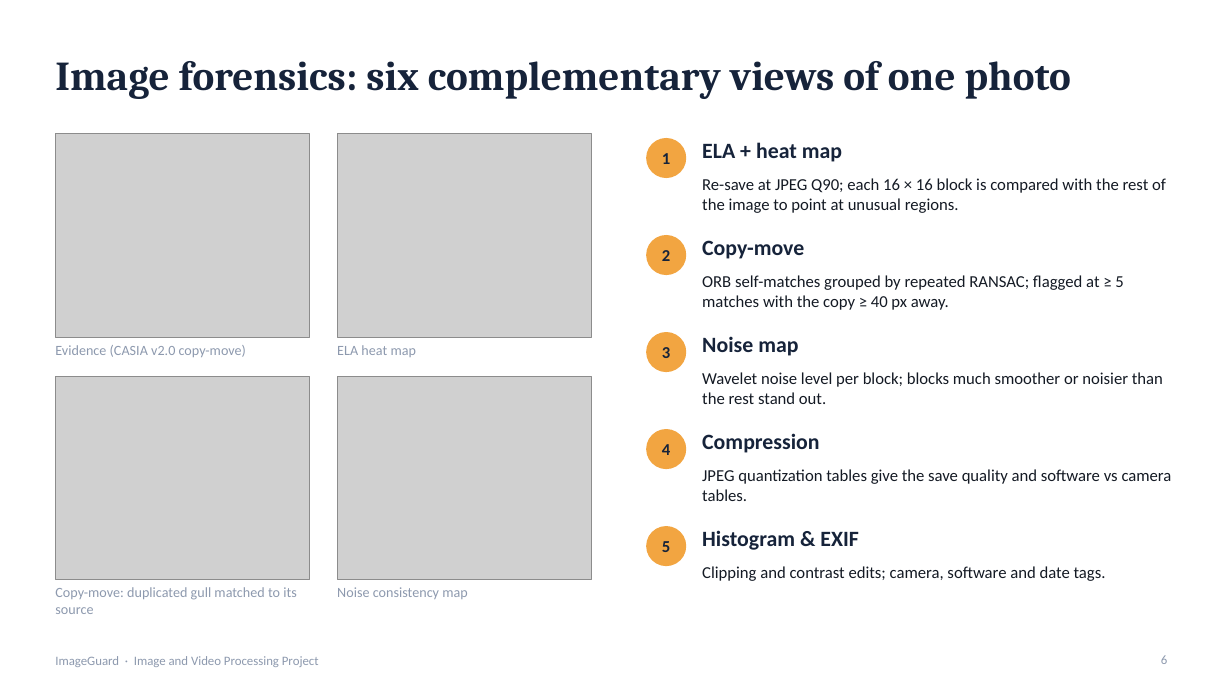
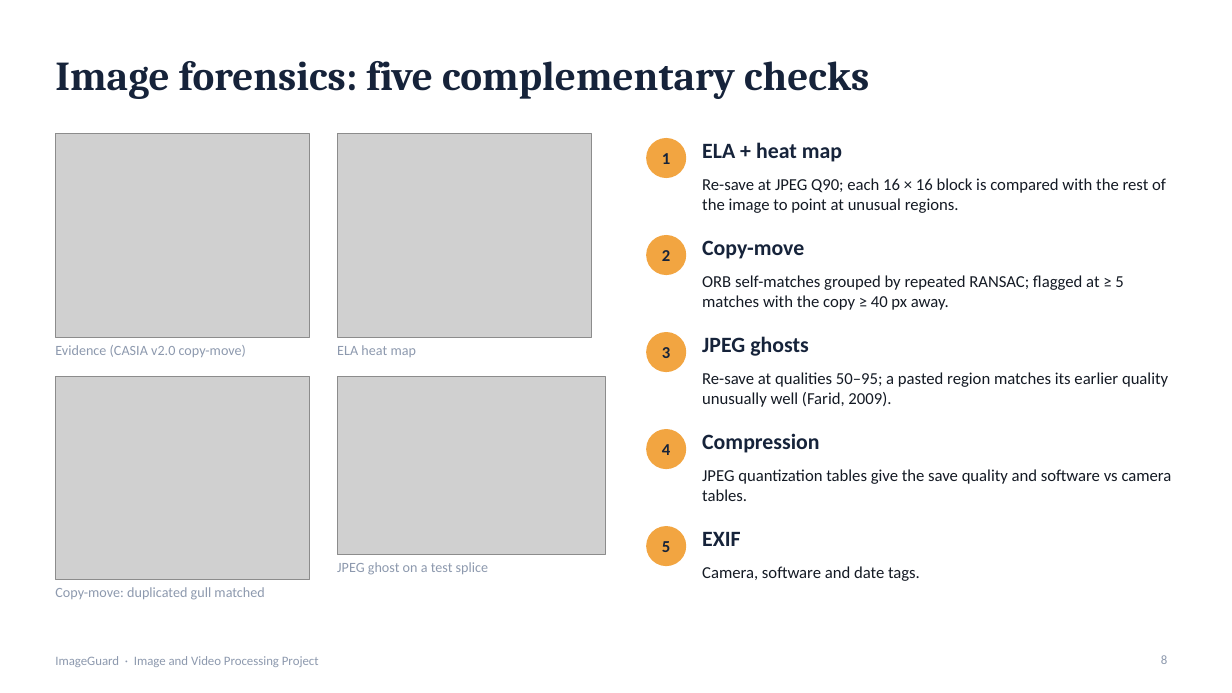
Before and after one commit to kankanaujia/ImageGuard-IVP-Project, a slide deck: slide 8 of documentation/ImageGuard_Presentation.pptx (slide 6 before the commit). Drawn at 1232x693 pixels with LibreOffice and Linux fonts; fonts in the diff are those of the drawing; grey boxes stand for pictures. Boxes give left, top, right and bottom in pixels: in the first picture for what was removed or moved away, otherwise in the second. Text is boxed around its words. In the diff, an @@ line names an element or a change of style, - is before the commit and + after.

```diff
--- a/documentation/ImageGuard_Presentation.pptx
+++ b/documentation/ImageGuard_Presentation.pptx
@@ title at <box>55,61,869,99</box>: text changed @@
-Image forensics: six complementary views of one photo
+Image forensics: five complementary checks
@@ text at <box>702,336,809,356</box>: text changed @@
-Noise map
+JPEG ghosts
@@ picture: place and size @@
-picture at <box>337,376,592,579</box>
+picture at <box>337,376,605,555</box>
@@ text at <box>702,372,1168,407</box>: text changed @@
-Wavelet noise level per block; blocks much smoother or noisier than the rest stand out.
+Re-save at qualities 50–95; a pasted region matches its earlier quality unusually well (Farid, 2009).
@@ text at <box>702,532,740,546</box>: text changed @@
-Histogram & EXIF
+EXIF
@@ text at <box>337,562,488,575</box>: text changed @@
-Noise consistency map
+JPEG ghost on a test splice
@@ text at <box>702,566,920,581</box>: text changed @@
-Clipping and contrast edits; camera, software and date tags.
+Camera, software and date tags.
@@ text at <box>55,587,264,600</box>: text changed @@
-Copy-move: duplicated gull matched to its source
+Copy-move: duplicated gull matched
```
Also in this commit, not shown: 11 other slides changed, 6 slides added, 3 slides removed, 30 other files.
